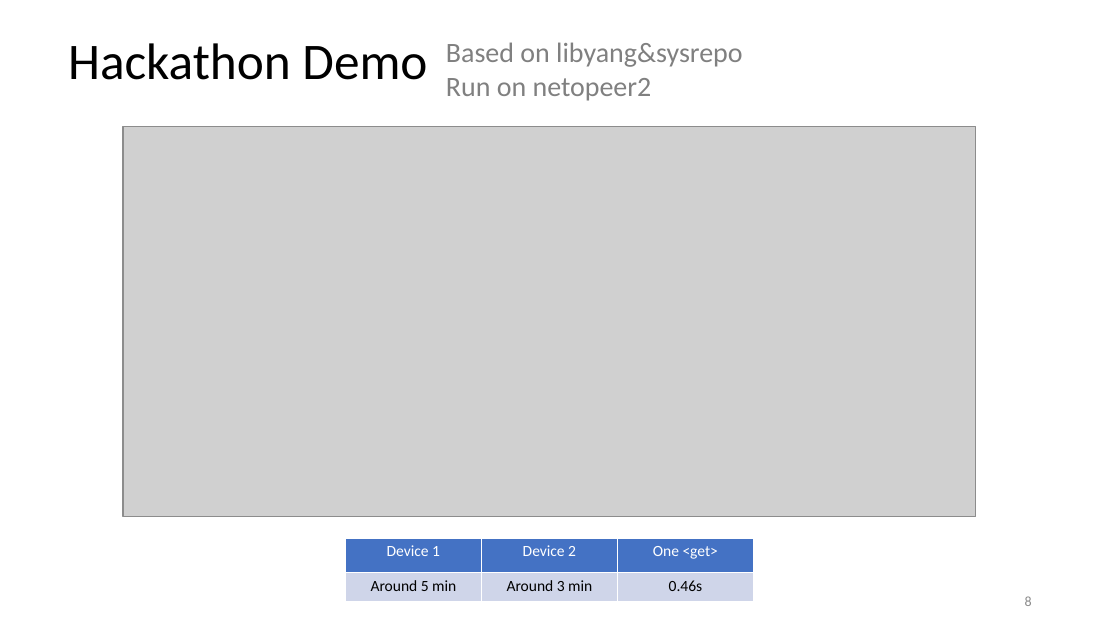
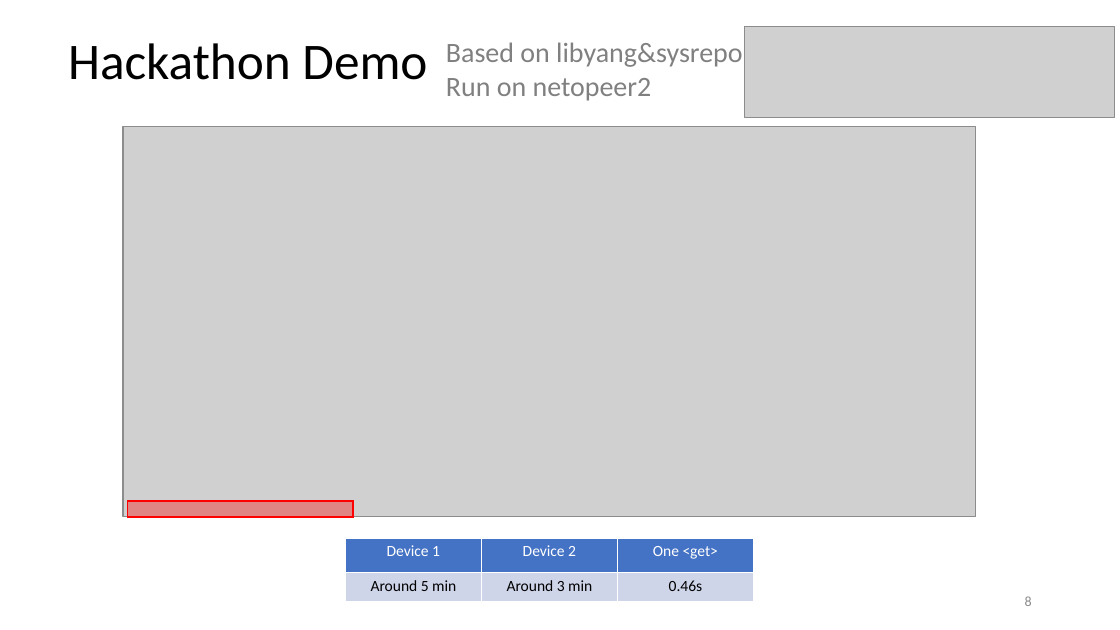
Before and after one commit to IETF-Hackathon/ietf119-project-presentations, a slide deck: slide 8 of ietf-119-hackathon-Augmented-by_Addition_into_the_ietf-yang-library_hackathon.pptx. Drawn at 1120x630 pixels with LibreOffice and Linux fonts; fonts in the diff are those of the drawing; grey boxes stand for pictures. Boxes give left, top, right and bottom in pixels: in the first picture for what was removed or moved away, otherwise in the second. Text is boxed around its words. In the diff, an @@ line names an element or a change of style, - is before the commit and + after.

```diff
--- a/ietf-119-hackathon-Augmented-by_Addition_into_the_ietf-yang-library_hackathon.pptx
+++ b/ietf-119-hackathon-Augmented-by_Addition_into_the_ietf-yang-library_hackathon.pptx
@@ picture added at box(745, 26, 1114, 116) @@
@@ rectangle added at box(128, 502, 354, 517), fill #FF0000 at 36% opacity, outline #FF0000 1 pt @@
```
Also in this commit, not shown: 2 other slides changed.
